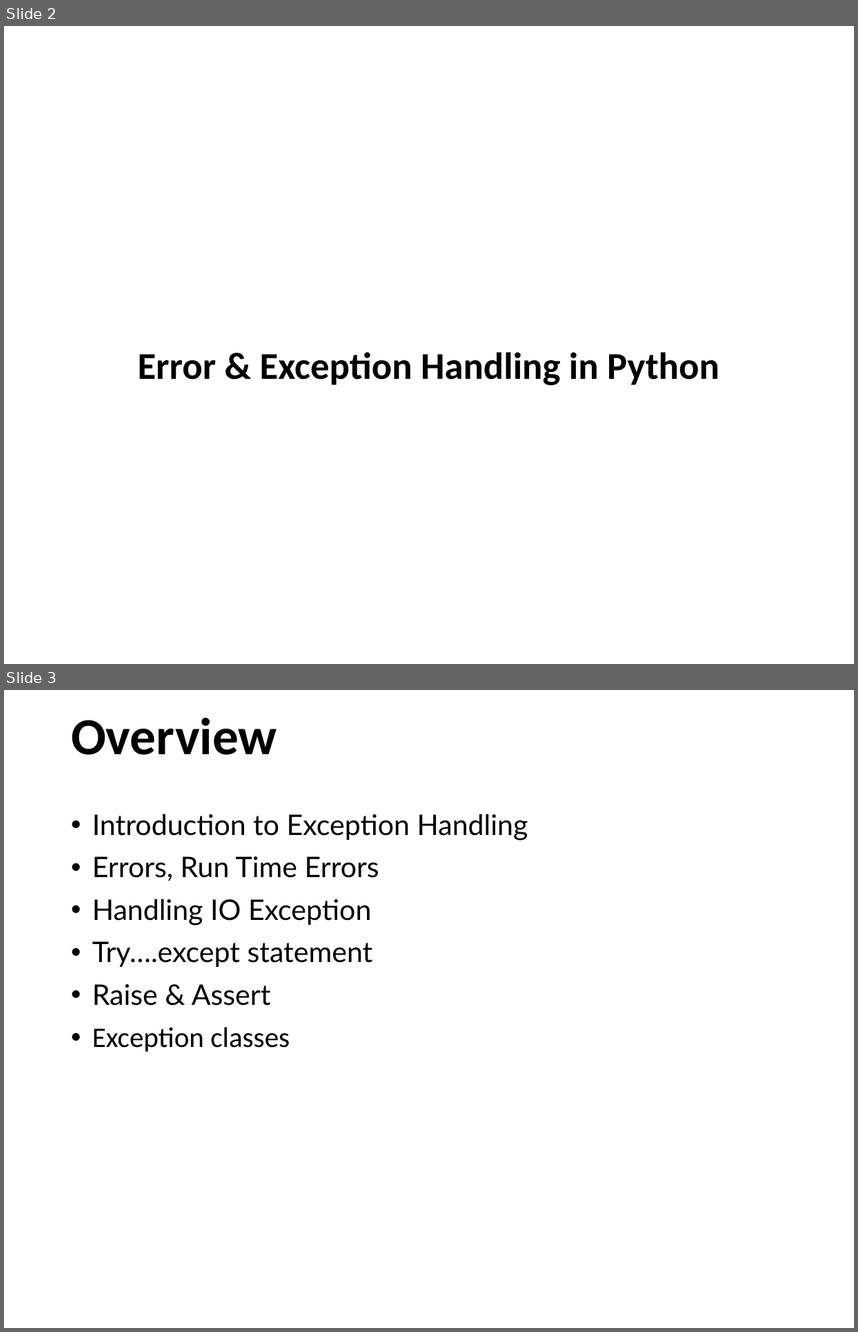
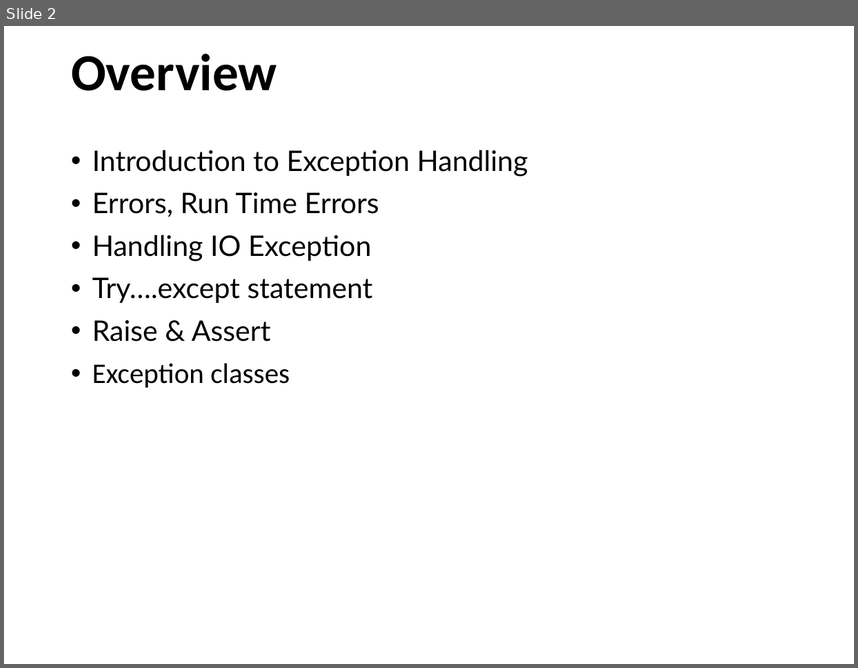
Before and after one commit to sumitandsumit/pro_python, a slide deck: PPTs/STT Exceptions.pptx. Shown one above the other, each under a label of ours: slides 2 and 3 before the commit, slide 2 after it. The pictures are 858x1332 and 858x668 pixels, drawn with LibreOffice and Linux fonts; fonts in the diff are those of the drawing; background and template pictures are left out. Boxes give left, top, right and bottom in pixels: in the first picture for what was removed or moved away, otherwise in the second. Text is boxed around its words. In the diff, an @@ line names an element or a change of style, - is before the commit and + after.

Commit message:
feat: update exceptions PPT

```diff
--- a/PPTs/STT Exceptions.pptx
+++ b/PPTs/STT Exceptions.pptx
@@ slide 2 removed at [4,26,854,664], background #FFFFFF @@
@@ text removed at [138,352,720,385] @@
-Error & Exception Handling in Python
@@ what was slide 3 is now slide 2 @@
```
Also in this commit, not shown: 4 slides changed, 1 slide added.
